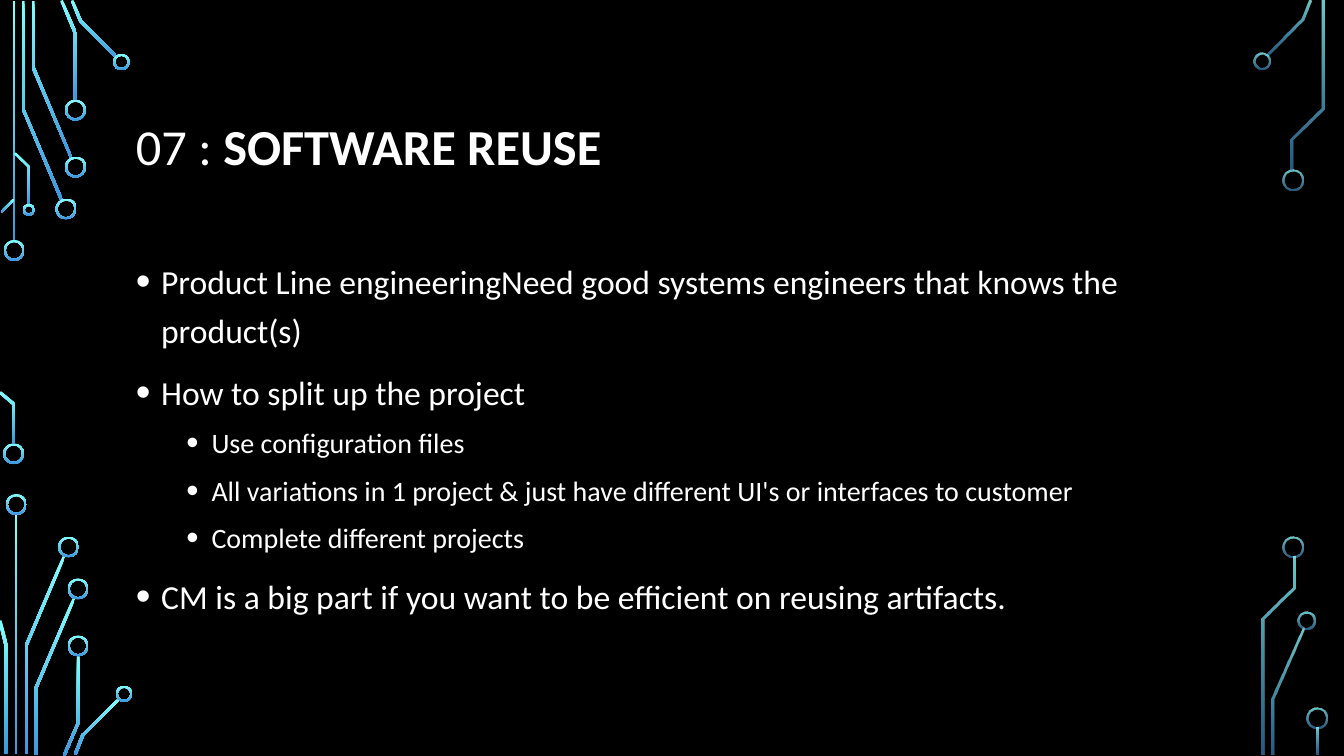
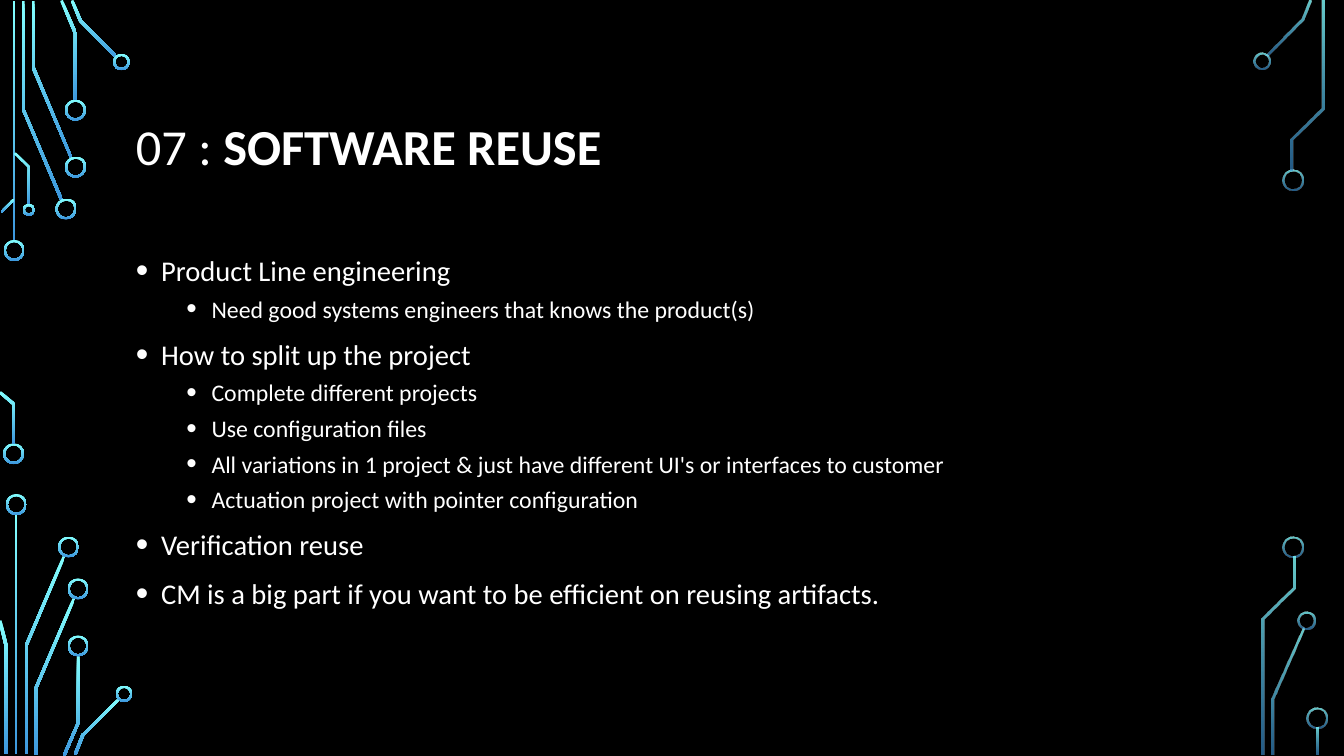
Before and after one commit to AdamCorbinFAUPhD/CEN5035-Software-Engineering, a slide deck: slide 10 of mini_lectures/Mini lectures.pptx (slide 9 before the commit). Drawn at 1344x756 pixels with LibreOffice and Linux fonts; fonts in the diff are those of the drawing; background and template pictures are left out. Boxes give left, top, right and bottom in pixels: in the first picture for what was removed or moved away, otherwise in the second. Text is boxed around its words. In the diff, an @@ line names an element or a change of style, - is before the commit and + after.

Commit message:
Adding project 3

```diff
--- a/mini_lectures/Mini lectures.pptx
+++ b/mini_lectures/Mini lectures.pptx
@@ text at [161,261,755,322]: text changed; size 24 to 17 pt @@
-• Product Line engineeringNeed good systems engineers that knows the product(s)
+• Product Line engineering
+  • Need good systems engineers that knows the product(s)
@@ text at [161,345,943,609]: size 24 to 20.4 pt in "How to split up the project", "CM is a big part if you ..."; size 20 to 17 pt in "Use configuration files", "All variations in 1 project & just ..."; line spacing 1.2 to 1 @@
@@ text at [212,384,477,405]: paragraph added @@
+  • Complete different projects
@@ text at [161,491,638,556]: text changed; size 20 to 17 pt @@
-  • Complete different projects
+  • Actuation project with pointer configuration
+• Verification reuse
```
Also in this commit, not shown: 3 other slides changed, 1 slide added, 4 other files.
